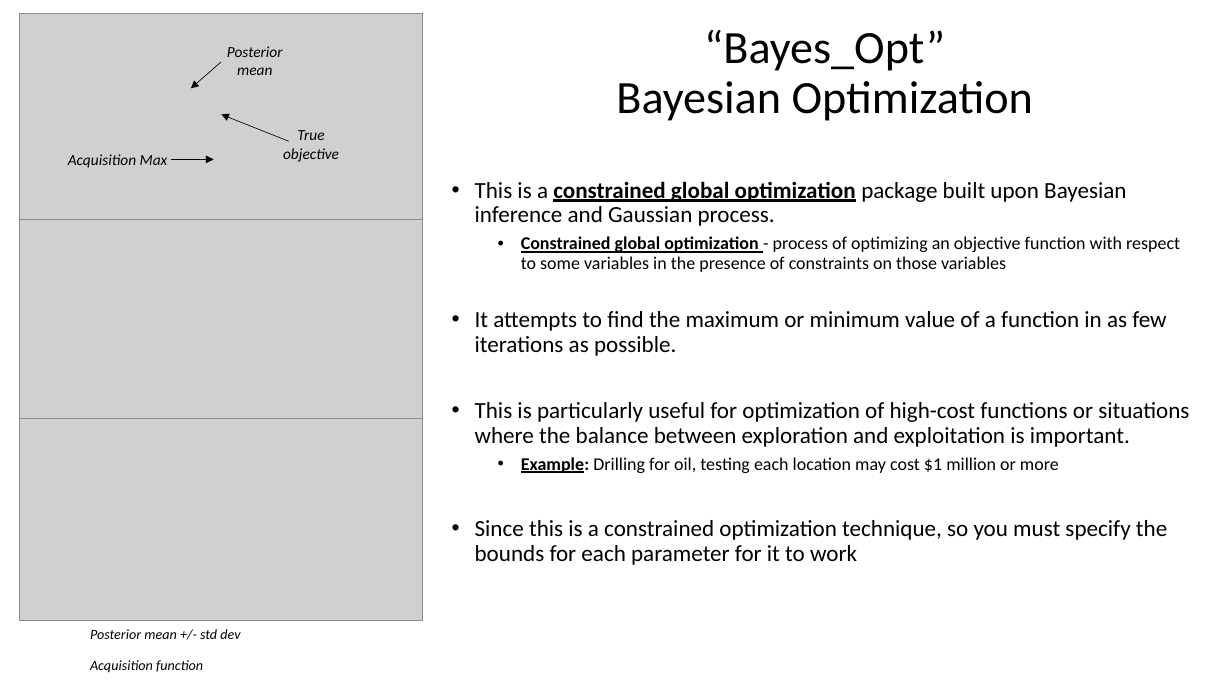
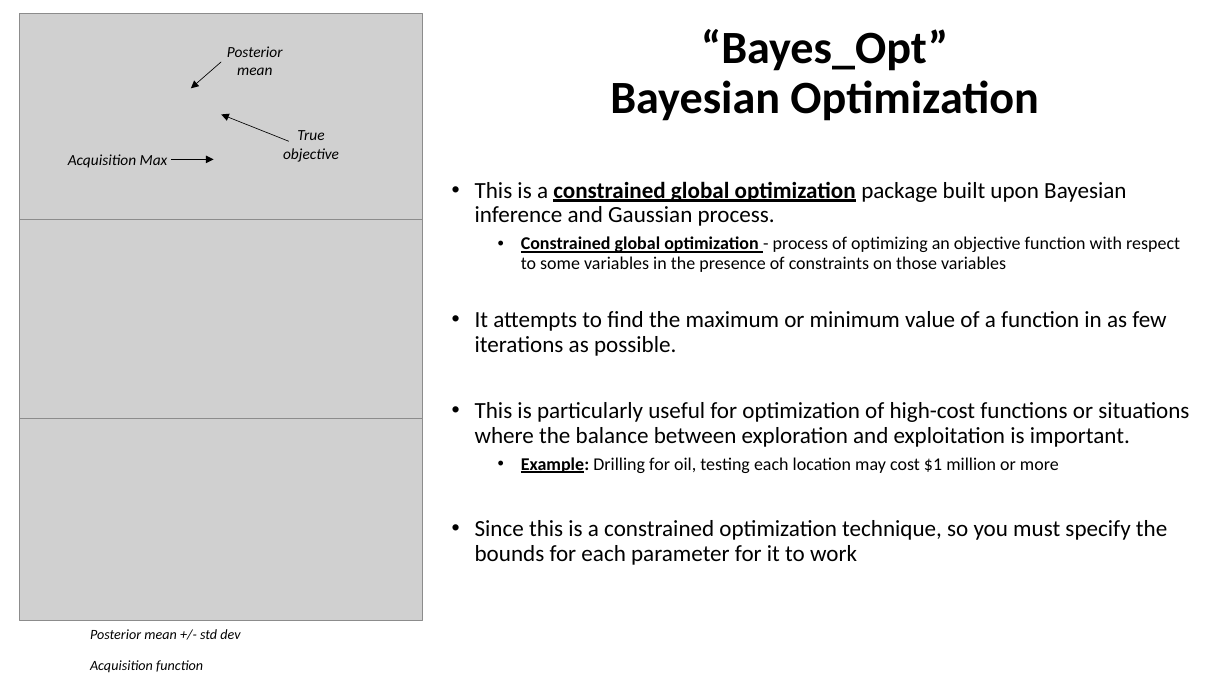
Before and after one commit to Optimistic-Optimizers/Black-Box-Optimization, a slide deck: slide 4 of Exploring Various Optimizers (1).pptx. Drawn at 1232x693 pixels with LibreOffice and Linux fonts; fonts in the diff are those of the drawing; grey boxes stand for pictures; background and template pictures are left out. Boxes give left, top, right and bottom in pixels: in the first picture for what was removed or moved away, otherwise in the second. Text is boxed around its words. In the diff, an @@ line names an element or a change of style, - is before the commit and + after.

```diff
--- a/Exploring Various Optimizers (1).pptx
+++ b/Exploring Various Optimizers (1).pptx
@@ title "“Bayes_Opt” Bayesian Optimization" at <box>610,29,1039,121</box>: bold on @@
```
Also in this commit, not shown: 1 other slide changed, 1 other file.
